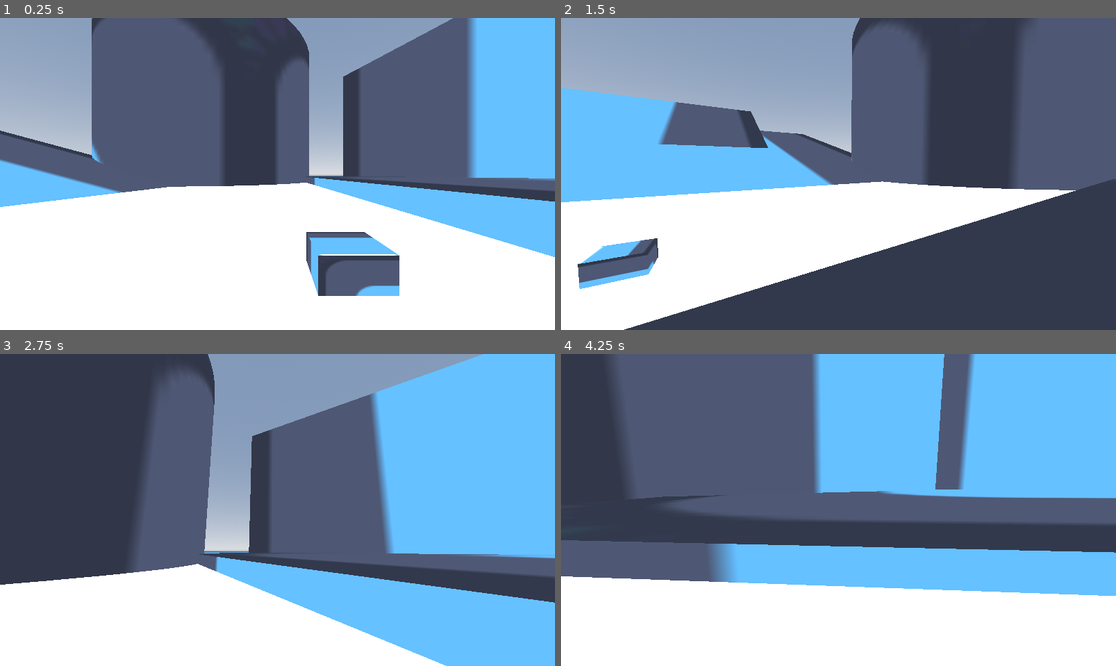
Above: before the commit, frames 1-4 (two rows, left to right).
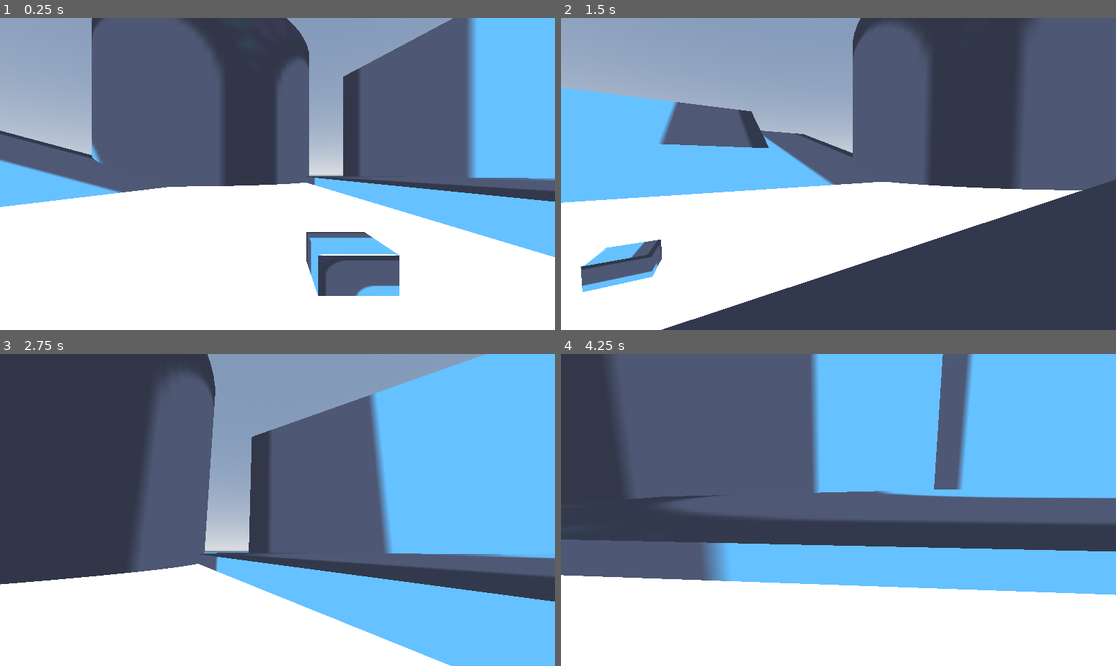
Above: after the commit, the same moments.

Repository: IAmNotIsaac/duck-city
Game: Godot game, scene res://scenes/demo_level.tscn
The game is run twice, just before and just after one commit, with the same random seed, the same clock (stepped at 60 frames per second) and the same inputs. The engine's default icon, where the game draws it, is replaced by a stand-in: a white triangle on a blue panel in a dark square.
Inputs (mouse positions are in pixels of both pictures, inside the frame that each line leads up to):
- Up to frame 1 (0.25 s): no input
- Up to frame 2 (1.5 s): tap Enter at 0.5 s; move the mouse to (866, 174) at 0.52 s; hold Shift (run) 0.53-1.28 s; hold W (move_forward) from 0.53 s (still down); tap Space (jump) at 0.77, 0.8, 1.07, 1.35 s; move the mouse to (810, 174) at 1.27 s
- Up to frame 3 (2.75 s): keep holding W (move_forward); tap Space (jump) at 1.52, 1.82, 2.3 s; tap Shift (run) at 1.55 s; move the mouse to (288, 503) at 2.02 s; hold Shift (run) from 2.03 s (still down)
- Up to frame 4 (4.25 s): keep holding W (move_forward); move the mouse to (832, 516) at 2.77 s; release Shift (run) at 2.78 s; tap Shift (run) at 2.85 s; tap Space (jump) at 3.02, 3.32 s; move the mouse to (877, 513) at 3.52 s; hold Space (jump) from 3.53 s (still down)

The runs differ from the first frame. In frame 1, less than 0.1% of the frame differs, in the area x 33-99%, y 0-89%; in frame 2, 3.0%, in the area x 0-100%, y 0-100%; in frame 3, 0.4%; in frame 4, 2.3%.

Commit message:
various improvements

Diff:
--- a/scenes/demo_level.tscn
+++ b/scenes/demo_level.tscn
@@ -347,6 +347,83 @@
 material_override = SubResource("StandardMaterial3D_cpc88")
 mesh = SubResource("BoxMesh_jsw3n")
 
+[node name="StaticBody3D34" type="StaticBody3D" parent="."]
+transform = Transform3D(1, 0, 0, 0, 1, 0, 0, 0, 1, 4, 0.5, 16)
+metadata/_edit_group_ = true
+
+[node name="CollisionShape3D" type="CollisionShape3D" parent="StaticBody3D34"]
+shape = SubResource("BoxShape3D_11wwt")
+
+[node name="MeshInstance3D" type="MeshInstance3D" parent="StaticBody3D34"]
+material_override = SubResource("StandardMaterial3D_cpc88")
+mesh = SubResource("BoxMesh_jsw3n")
+
+[node name="StaticBody3D35" type="StaticBody3D" parent="."]
+transform = Transform3D(1, 0, 0, 0, 1, 0, 0, 0, 1, 4, 1.5, 16)
+metadata/_edit_group_ = true
+
+[node name="CollisionShape3D" type="CollisionShape3D" parent="StaticBody3D35"]
+shape = SubResource("BoxShape3D_11wwt")
+
+[node name="MeshInstance3D" type="MeshInstance3D" parent="StaticBody3D35"]
+material_override = SubResource("StandardMaterial3D_cpc88")
+mesh = SubResource("BoxMesh_jsw3n")
+
+[node name="StaticBody3D36" type="StaticBody3D" parent="."]
+transform = Transform3D(1, 0, 0, 0, 1, 0, 0, 0, 1, 4, 2.5, 16)
+metadata/_edit_group_ = true
+
+[node name="CollisionShape3D" type="CollisionShape3D" parent="StaticBody3D36"]
+shape = SubResource("BoxShape3D_11wwt")
+
+[node name="MeshInstance3D" type="MeshInstance3D" parent="StaticBody3D36"]
+material_override = SubResource("StandardMaterial3D_cpc88")
+mesh = SubResource("BoxMesh_jsw3n")
+
+[node name="StaticBody3D30" type="StaticBody3D" parent="."]
+transform = Transform3D(12.21, 0, 0, 0, 1, 0, 0, 0, 1, 4, 0.5, 30)
+metadata/_edit_group_ = true
+
+[node name="CollisionShape3D" type="CollisionShape3D" parent="StaticBody3D30"]
+shape = SubResource("BoxShape3D_11wwt")
+
+[node name="MeshInstance3D" type="MeshInstance3D" parent="StaticBody3D30"]
+material_override = SubResource("StandardMaterial3D_cpc88")
+mesh = SubResource("BoxMesh_jsw3n")
+
+[node name="StaticBody3D31" type="StaticBody3D" parent="."]
+transform = Transform3D(12.21, 0, 0, 0, 1, 0, 0, 0, 1, 22.1, 1.5, 49)
+metadata/_edit_group_ = true
+
+[node name="CollisionShape3D" type="CollisionShape3D" parent="StaticBody3D31"]
+shape = SubResource("BoxShape3D_11wwt")
+
+[node name="MeshInstance3D" type="MeshInstance3D" parent="StaticBody3D31"]
+material_override = SubResource("StandardMaterial3D_cpc88")
+mesh = SubResource("BoxMesh_jsw3n")
+
+[node name="StaticBody3D33" type="StaticBody3D" parent="."]
+transform = Transform3D(12.21, 0, 0, 0, 1, 0, 0, 0, 1, 22.1, 2.5, 49)
+metadata/_edit_group_ = true
+
+[node name="CollisionShape3D" type="CollisionShape3D" parent="StaticBody3D33"]
+shape = SubResource("BoxShape3D_11wwt")
+
+[node name="MeshInstance3D" type="MeshInstance3D" parent="StaticBody3D33"]
+material_override = SubResource("StandardMaterial3D_cpc88")
+mesh = SubResource("BoxMesh_jsw3n")
+
+[node name="StaticBody3D32" type="StaticBody3D" parent="."]
+transform = Transform3D(12.21, 0, 0, 0, 1, 0, 0, 0, 1, 22.1, 0.5, 49)
+metadata/_edit_group_ = true
+
+[node name="CollisionShape3D" type="CollisionShape3D" parent="StaticBody3D32"]
+shape = SubResource("BoxShape3D_11wwt")
+
+[node name="MeshInstance3D" type="MeshInstance3D" parent="StaticBody3D32"]
+material_override = SubResource("StandardMaterial3D_cpc88")
+mesh = SubResource("BoxMesh_jsw3n")
+
 [node name="StaticBody3D3" type="StaticBody3D" parent="."]
 transform = Transform3D(0.866025, 0, 0.5, 0, 1, 0, -0.5, 0, 0.866025, 53, 0, -37)
 metadata/_edit_group_ = true
--- a/scenes/player.gd
+++ b/scenes/player.gd
@@ -20,7 +20,6 @@
 const _WALK_SPEED := 4.0
 const _RUN_SPEED := 7.0
 const _AIR_FRICTION := 0.1
-const _MAX_JUMPS := 1
 const _MAX_HEALTH := 100.0
 const _HEAL_RATE := 20.0 # health per second
 const _HOLD_HEALTH_TIME := 2000 # measured in milliseconds
@@ -33,7 +32,6 @@
 const _CLIMB_SPEED := 1.7
 
 var _state := StateMachine.new(self, States)
-var _jump_count := 0
 var _wallrun_cast : RayCast3D
 var _health := _MAX_HEALTH
 var _last_damage_time := 0
@@ -98,10 +96,7 @@
 	pass
 
 
-## State processes ##
-
-
-func _sp_GROUND(_delta : float) -> void:
+func _ground_movement(_delta : float) -> void:
 	var input := Vector2(
 		Input.get_action_strength("move_right") - Input.get_action_strength("move_left"),
 		Input.get_action_strength("move_backward") - Input.get_action_strength("move_forward")
@@ -122,32 +117,8 @@
 
 	move_and_slide()
 
-	if Input.is_action_just_pressed("jump"):
-		if _n_climb_check.is_colliding() and not _n_climb_space_check.has_overlapping_bodies():
-			_state.switch(States.CLIMB)
-
-	elif Input.is_action_pressed("jump"):
-		_state.switch(States.JUMP)
-
-	if not is_on_floor():
-		_state.switch(States.AIR)
-#	if not _n_hacky_floor_check.is_colliding():
-#		_state.switch(States.AIR)
-
-
-func _sp_LAND(delta : float) -> void:
-	_n_cam.v_offset = max(_n_cam.v_offset - 2.0 * delta, -0.2)
-
-	if _state.get_state_time() > 0.1:
-		_state.switch(States.GROUND)
-
-	move_and_slide()
-
-	if Input.is_action_pressed("jump"):
-		_state.switch(States.JUMP)
-
-
-func _sp_AIR(delta : float) -> void:
+
+func _air_movement(delta : float) -> void:
 	var input := Vector2(
 		Input.get_action_strength("move_right") - Input.get_action_strength("move_left"),
 		Input.get_action_strength("move_backward") - Input.get_action_strength("move_forward")
@@ -163,16 +134,58 @@
 	velocity.z = clamp(velocity.z + (move_forward.z + move_strafe.z) * _AIR_FRICTION, -_RUN_SPEED * speed_factor * max(_FAST_SPEED, 1.0), _RUN_SPEED * speed_factor * max(_FAST_SPEED, 1.0))
 	velocity.y -= accel
 
-	var impact_vel := velocity.y
-
 	move_and_slide()
+
+
+## State processes ##
+
+
+func _sp_GROUND(delta : float) -> void:
+	_ground_movement(delta)
 
 	if Input.is_action_just_pressed("jump"):
 		if _n_climb_check.is_colliding() and not _n_climb_space_check.has_overlapping_bodies():
 			_state.switch(States.CLIMB)
+			return
+
+	elif Input.is_action_pressed("jump"):
+		_state.switch(States.JUMP)
+		return
+
+	if not is_on_floor():
+		_state.switch(States.AIR)
+		return
+
+
+func _sp_LAND(delta : float) -> void:
+	_n_cam.v_offset = max(_n_cam.v_offset - 2.0 * delta, -0.2)
+
+	if _state.get_state_time() > 0.1:
+		_state.switch(States.GROUND)
+		return
+
+	move_and_slide()
+
+	if Input.is_action_pressed("jump"):
+		_state.switch(States.JUMP)
+		return
+
+
+func _sp_AIR(delta : float) -> void:
+	var impact_vel := velocity.y
+	var accel := _GRAVITY * delta
+
+	_air_movement(delta)
+
+	if Input.is_action_just_pressed("jump"):
+		print("%s %s" % [_n_climb_check.is_colliding(), _n_climb_space_check.has_overlapping_bodies()])
+		if _n_climb_check.is_colliding() and not _n_climb_space_check.has_overlapping_bodies():
+			_state.switch(States.CLIMB)
+			return
 
 	if is_on_floor():
 		_state.switch(States.LAND if impact_vel < -accel - 0.1 else States.GROUND)
+		return
 
 	if Input.is_action_just_pressed("jump"):
 		for c in [ {
@@ -187,10 +200,6 @@
 				_state.switch(States.WALLRUN)
 				return
 
-		if _jump_count < _MAX_JUMPS:
-			velocity = (move_forward + move_strafe).normalized() * _RUN_SPEED
-			_state.switch(States.JUMP)
-
 
 func _sp_WALLRUN(_delta : float) -> void:
 	var normal : Vector3 = _n_wallrun_tracker.get_collision_normal()
@@ -209,16 +218,17 @@
 	_target_camera_tilt = _WALLRUN_CAM_TILT * (-1.0 if _wallrun_cast == _n_wallrunl_check else 1.0)
 
 	if not _n_wallrun_tracker.get_collider():
-		_jump_count -= 1
 		_state.switch(States.JUMP)
+		return
 
 	if Input.is_action_just_released("jump"):
-		_jump_count -= 1
 		velocity = normal * _JUMP_FORCE
 		_state.switch(States.JUMP)
+		return
 
 	if is_on_floor():
 		_state.switch(States.GROUND)
+		return
 
 
 func _sp_DEAD(_delta : float) -> void:
@@ -230,7 +240,11 @@
 
 func _sl_DEFAULT() -> void:
 	Input.set_mouse_mode(Input.MOUSE_MODE_CAPTURED)
-	_state.switch(States.GROUND)
+
+	if is_on_floor():
+		_state.switch(States.GROUND)
+	else:
+		_state.switch(States.AIR)
 
 
 func _sl_WALLRUN() -> void:
@@ -243,7 +257,11 @@
 
 
 func _sl_LAND() -> void:
-	_jump_count = 0
+	pass
+
+
+func _sl_GROUND() -> void:
+	pass
 
 
 func _su_GROUND() -> void:
@@ -251,42 +269,55 @@
 
 
 func _sl_JUMP() -> void:
-	_jump_count += 1
 	velocity.y = _JUMP_FORCE
 	_state.switch(States.AIR)
 
 
 func _sl_CLIMB() -> void:
-	if _n_climb_check.is_colliding() and not _n_climb_space_check.has_overlapping_bodies():
-		var dist : float = _n_climb_check.global_position.y - _n_climb_check.get_collision_point().y
-		var target_position : Vector3 = _n_climb_check.get_collision_point() + Vector3(0.0, 1.0, 0.0)
-		var climb_height : float = _n_climb_check.position.y + 1.0 - dist
-		var climb_time := climb_height / _CLIMB_SPEED
-		var cam_pos : Vector3 = _n_cam.position
-
-		var tween_bob := get_tree().create_tween().bind_node(self)
-		var tween_forward := get_tree().create_tween().bind_node(self)
-
-		tween_bob.tween_property(_n_cam, "position:y", climb_height + _CAM_HEIGHT - 0.5, climb_time).set_trans(Tween.TRANS_BACK).set_ease(Tween.EASE_IN_OUT)
-		tween_bob.tween_property(_n_cam, "position:y", climb_height + _CAM_HEIGHT + 0.25, 0.5 / _CLIMB_SPEED).set_trans(Tween.TRANS_QUAD).set_ease(Tween.EASE_IN_OUT)
-		tween_bob.tween_property(_n_cam, "position:y", climb_height + _CAM_HEIGHT, 0.5 / _CLIMB_SPEED).set_trans(Tween.TRANS_QUAD)
-
-		tween_forward.tween_property(_n_cam, "position:z", -_CLIMB_DISTANCE, 1.0 / _CLIMB_SPEED).set_delay(climb_time)
-
-		await tween_bob.finished
-
-		var tween_adjust := get_tree().create_tween().bind_node(self)
-
-		tween_adjust.tween_property(_n_cam, "global_position", target_position + Vector3(0.0, _CAM_HEIGHT, 0.0), 0.25)
-
-		await tween_adjust.finished
-
-		_n_cam.position = cam_pos
-		global_position = target_position
-		_state.switch(States.GROUND)
-
-	else:
+	if not _n_climb_check.is_colliding() or _n_climb_space_check.has_overlapping_bodies():
 		_state.switch(States.DEFAULT)
+		return
+
+	var target_position : Vector3 = _n_climb_check.get_collision_point() + Vector3(0.0, 1.0, 0.0)
+
+#	var target_dir := Vector2(target_position.x, target_position.z).direction_to(Vector2(global_position.x, global_position.z)).normalized()
+#	var vel_dir := -Vector2(velocity.x, velocity.z).normalized()\
+#
+#	if not (vel_dir == Vector2.ZERO or vel_dir == target_dir):
+#		_state.switch(States.DEFAULT)
+#		return
+
+	var dist : float = _n_climb_check.global_position.y - _n_climb_check.get_collision_point().y
+	var climb_height : float = _n_climb_check.position.y + 1.0 - dist
+	var climb_time := climb_height / _CLIMB_SPEED
+	var cam_pos : Vector3 = _n_cam.position
+	var cam_rot : Vector3 = _n_cam.rotation
+
+	var tween_bob := get_tree().create_tween().bind_node(self)
+	var tween_forward := get_tree().create_tween().bind_node(self)
+	var tween_tilt := get_tree().create_tween().bind_node(self)
+
+	tween_bob.tween_property(_n_cam, "position:y", climb_height + _CAM_HEIGHT - 0.5, climb_time).set_trans(Tween.TRANS_BACK).set_ease(Tween.EASE_IN_OUT)
+	tween_bob.tween_property(_n_cam, "position:y", climb_height + _CAM_HEIGHT + 0.25, 0.5 / _CLIMB_SPEED).set_trans(Tween.TRANS_QUAD).set_ease(Tween.EASE_IN_OUT)
+	tween_bob.tween_property(_n_cam, "position:y", climb_height + _CAM_HEIGHT, 0.5 / _CLIMB_SPEED).set_trans(Tween.TRANS_QUAD)
+
+	tween_forward.tween_property(_n_cam, "position:z", -_CLIMB_DISTANCE, 1.0 / _CLIMB_SPEED).set_delay(climb_time)
+
+	tween_tilt.tween_property(_n_cam, "rotation_degrees:z", PI, 0.25 / _CLIMB_SPEED).set_delay(climb_time * 0.8)
+
+	await tween_bob.finished
+
+	var tween_adjust := get_tree().create_tween().bind_node(self).parallel()
+
+	tween_adjust.tween_property(_n_cam, "global_position", target_position + Vector3(0.0, _CAM_HEIGHT, 0.0), 0.25)
+	tween_adjust.tween_property(_n_cam, "rotation", cam_rot, 0.25)
+
+	await tween_adjust.finished
+
+	_n_cam.position = cam_pos
+	_n_cam.rotation = cam_rot
+	global_position = target_position
+	_state.switch(States.AIR)
 
 
 func _sl_DEAD() -> void:
